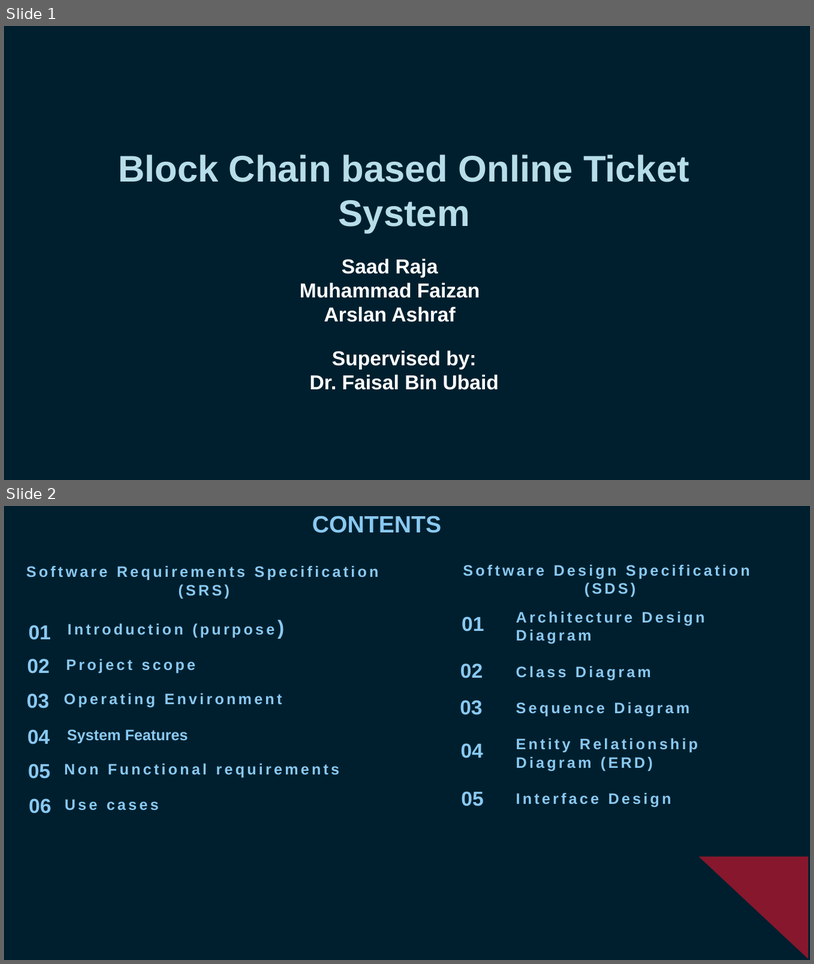
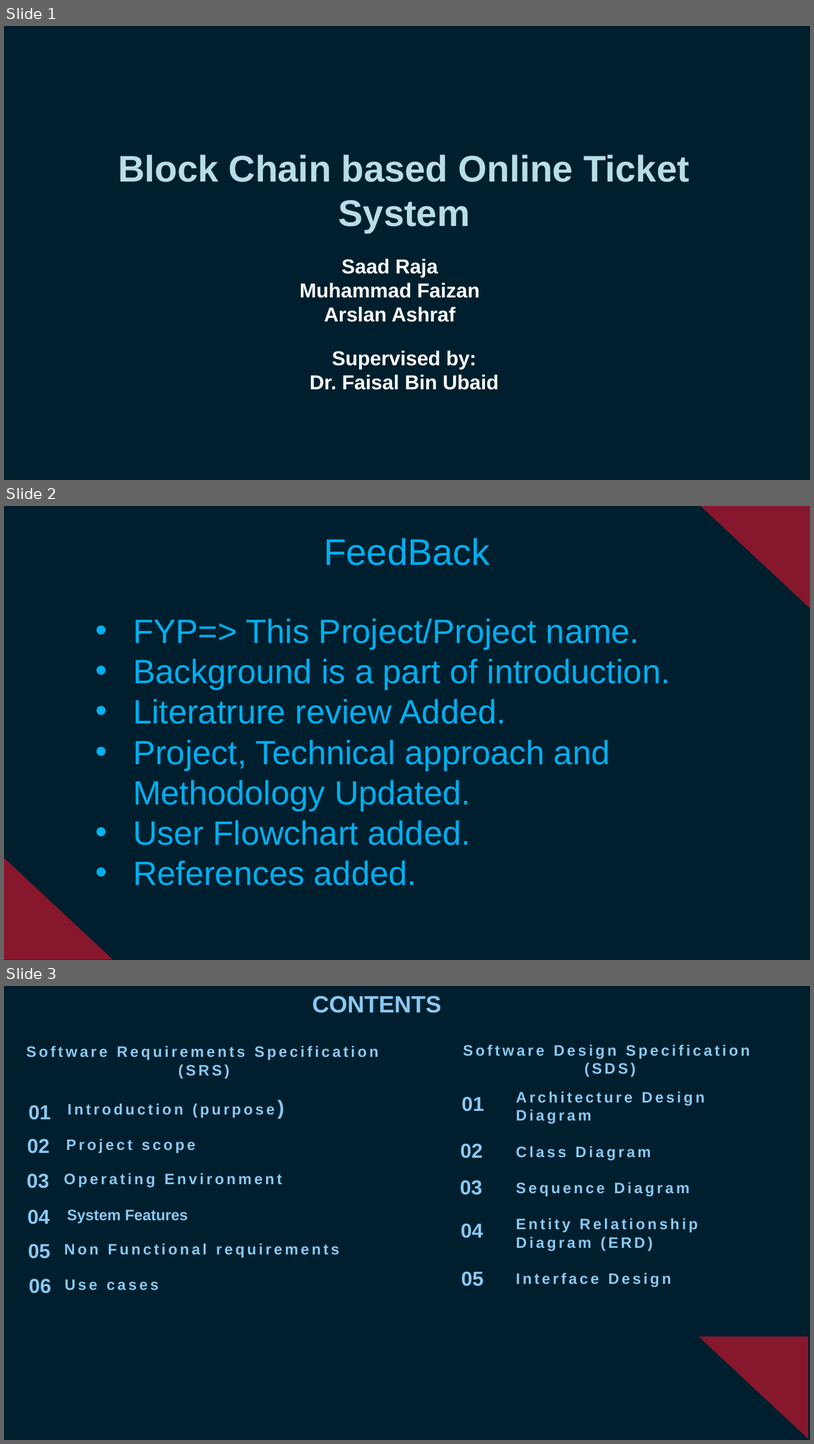
Before and after one commit to saadraj4/fyp, a slide deck: Blockchain Ticketing System Mid Defence presentation.pptx. Shown one above the other, each under a label of ours: slides 1 and 2 before the commit, slides 1, 2 and 3 after it. The pictures are 814x964 and 814x1444 pixels, drawn with LibreOffice and Linux fonts; fonts in the diff are those of the drawing; background and template pictures are left out. Boxes give left, top, right and bottom in pixels: in the first picture for what was removed or moved away, otherwise in the second. Text is boxed around its words. In the diff, an @@ line names an element or a change of style, - is before the commit and + after.

Commit message:
PPT Updated with Feedback added

```diff
--- a/Blockchain Ticketing System Mid Defence presentation.pptx
+++ b/Blockchain Ticketing System Mid Defence presentation.pptx
@@ slide 2 added at <box>4,506,810,960</box>, background #001F2E @@
@@ right triangle added at <box>701,506,810,608</box>, fill #96172D at 90% opacity @@
@@ title added at <box>324,538,490,565</box>, 44 pt, text #00B0F0 @@
+FeedBack
@@ text added at <box>133,618,671,885</box>, 40 pt, text #00B0F0 @@
+• FYP=> This Project/Project name.
+• Background is a part of introduction.
+• Literatrure review Added.
+• Project, Technical approach and Methodology Updated.
+• User Flowchart added.
+• References added.
@@ right triangle added at <box>4,857,113,959</box>, fill #96172D at 90% opacity @@
@@ what was slide 2 is now slide 3 @@
```
Also in this commit, not shown: 1 other file.
